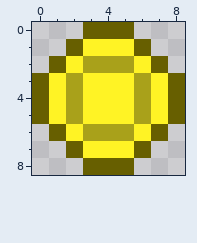
Pixel-art sprite, stored at Project/CSCI342-GroupProject/app/src/main/res/drawable/coin.png. The first picture shows the starting point.
The file is 72x72 pixels, drawn in blocks of 8x8; one block is one cell here.
Once edited:
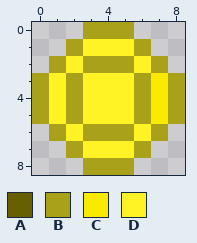
Palette (. is transparent): A #675f00  B #a9a11a  C #f9ea00  D #fff325
What changed:
@@ x 0..8 @@
-0 ...AAA...
-1 ..ADDDA..
-2 .ADBBBDA.
-3 ADBDDDBDA
-4 ADBDDDBDA
-5 ADBDDDBDA
-6 .ADBBBDA.
-7 ..ADDDA..
-8 ...AAA...
+0 ...BBB...
+1 ..BDDDB..
+2 .BDBBBDB.
+3 BDBDDDBCB
+4 BDBDDDBCB
+5 BDBDDDBCB
+6 .BDBBBDB.
+7 ..BDDDB..
+8 ...BBB...
Pixel boxes of the changes (left, top, right, bottom) in both pictures:
changed: (32, 22, 185, 175)
